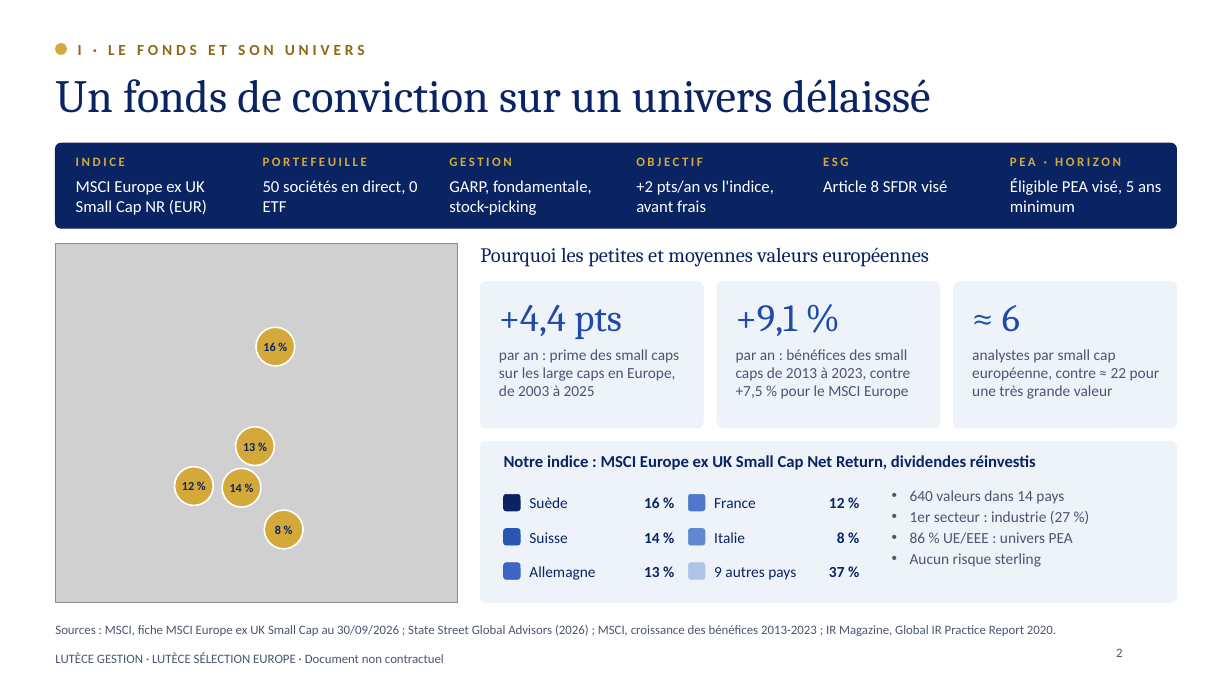
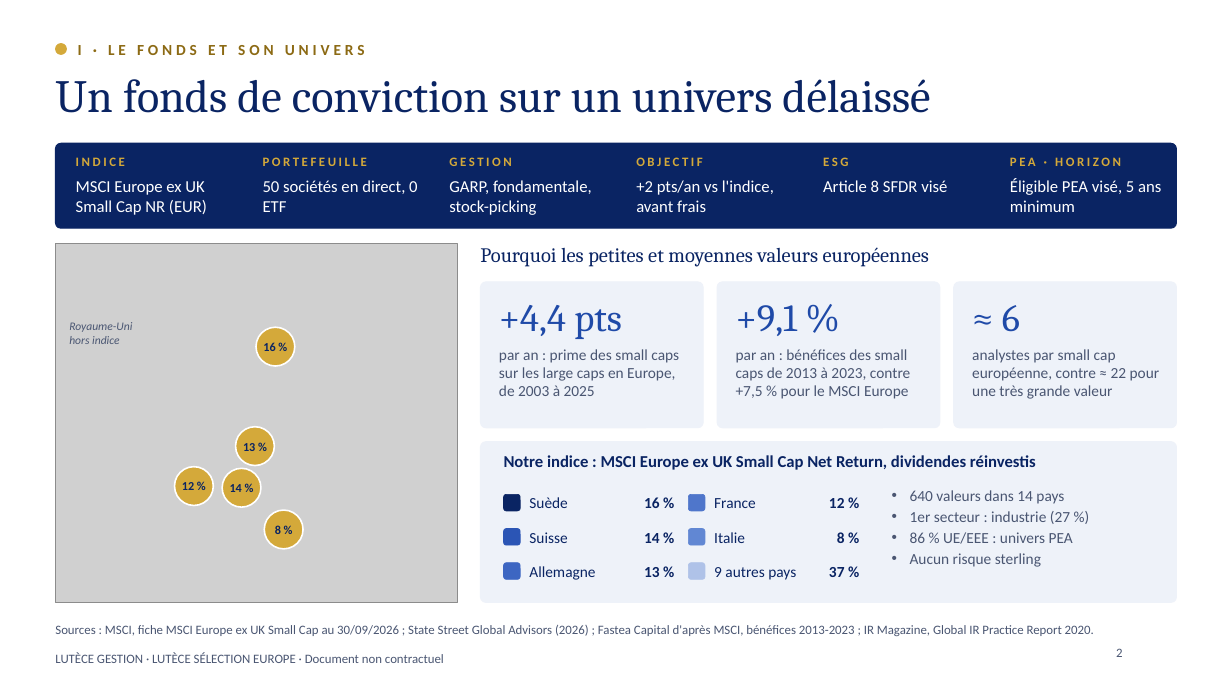
Before and after one commit to charlesarthurfrancois-sys/ponytail, a slide deck: slide 2 of student-challenge/Lutece_Selection_Europe_Student_Challenge.pptx. Drawn at 1232x693 pixels with LibreOffice and Linux fonts; fonts in the diff are those of the drawing; grey boxes stand for pictures; background and template pictures are left out. Boxes give left, top, right and bottom in pixels: in the first picture for what was removed or moved away, otherwise in the second. Text is boxed around its words. In the diff, an @@ line names an element or a change of style, - is before the commit and + after.

```diff
--- a/student-challenge/Lutece_Selection_Europe_Student_Challenge.pptx
+++ b/student-challenge/Lutece_Selection_Europe_Student_Challenge.pptx
@@ text added at (69, 322, 132, 344), 9 pt, text #4A5672, italic @@
+Royaume-Uni
+hors indice
@@ text at (55, 625, 1094, 636): text changed @@
-Sources : MSCI, fiche MSCI Europe ex UK Small Cap au 30/09/2026 ; State Street Global Advisors (2026) ; MSCI, croissance des bénéfices 2013-2023 ; IR Magazine, Global IR Practice Report 2020.
+Sources : MSCI, fiche MSCI Europe ex UK Small Cap au 30/09/2026 ; State Street Global Advisors (2026) ; Fastea Capital d'après MSCI, bénéfices 2013-2023 ; IR Magazine, Global IR Practice Report 2020.
```
Also in this commit, not shown: 7 other slides changed, 6 slides added, 1 other file.
